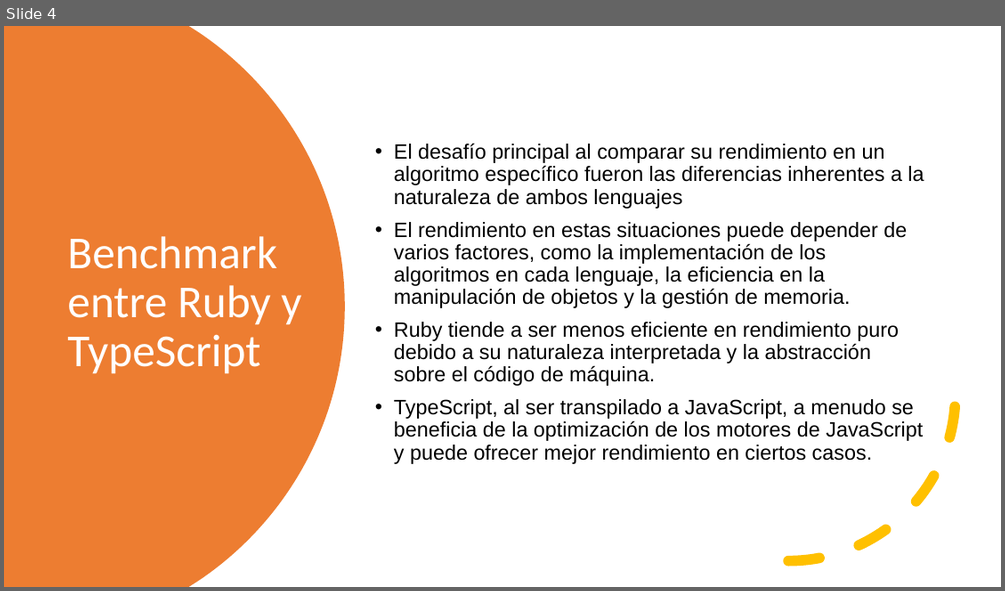
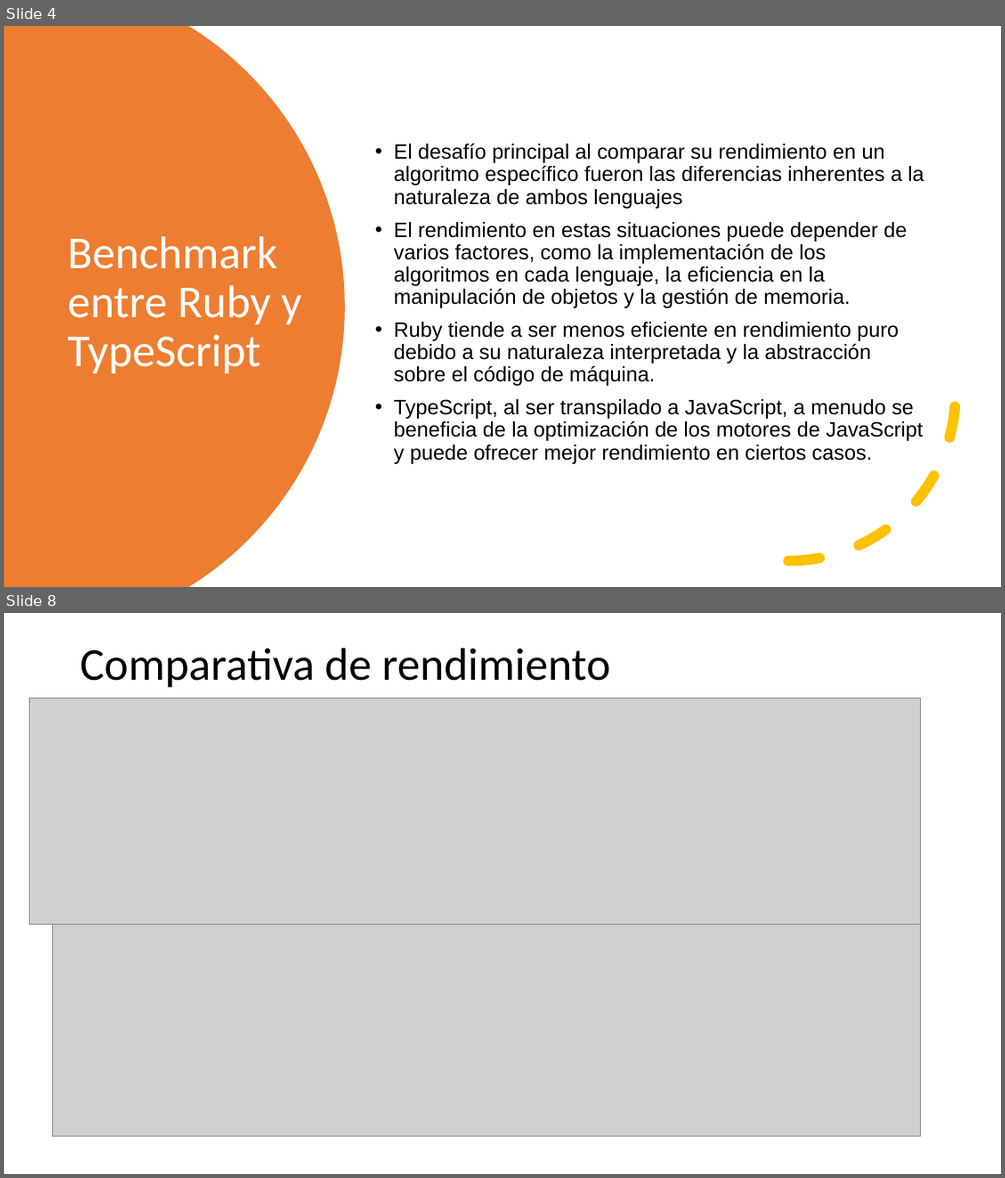
Before and after one commit to sandreu95/tp-teorico-ssl, a slide deck: PPT TP Teorico.pptx. Shown one above the other, each under a label of ours: slide 4 before the commit, slides 4 and 8 after it; the slides between them are not shown. The pictures are 1005x591 and 1005x1178 pixels, drawn with LibreOffice and Linux fonts; fonts in the diff are those of the drawing; grey boxes stand for pictures. Boxes give left, top, right and bottom in pixels: in the first picture for what was removed or moved away, otherwise in the second. Text is boxed around its words. In the diff, an @@ line names an element or a change of style, - is before the commit and + after.

```diff
--- a/PPT TP Teorico.pptx
+++ b/PPT TP Teorico.pptx
@@ slide 8 added at [4,613,1001,1174], background #FFFFFF @@
@@ title added at [80,648,611,688], 44 pt, text #000000 @@
+Comparativa de rendimiento
@@ picture added at [29,698,920,925] @@
@@ picture added at [53,925,920,1135] @@
```
Also in this commit, not shown: 2 slides changed, 3 other slides added, 2 slides removed, 9 other files.
